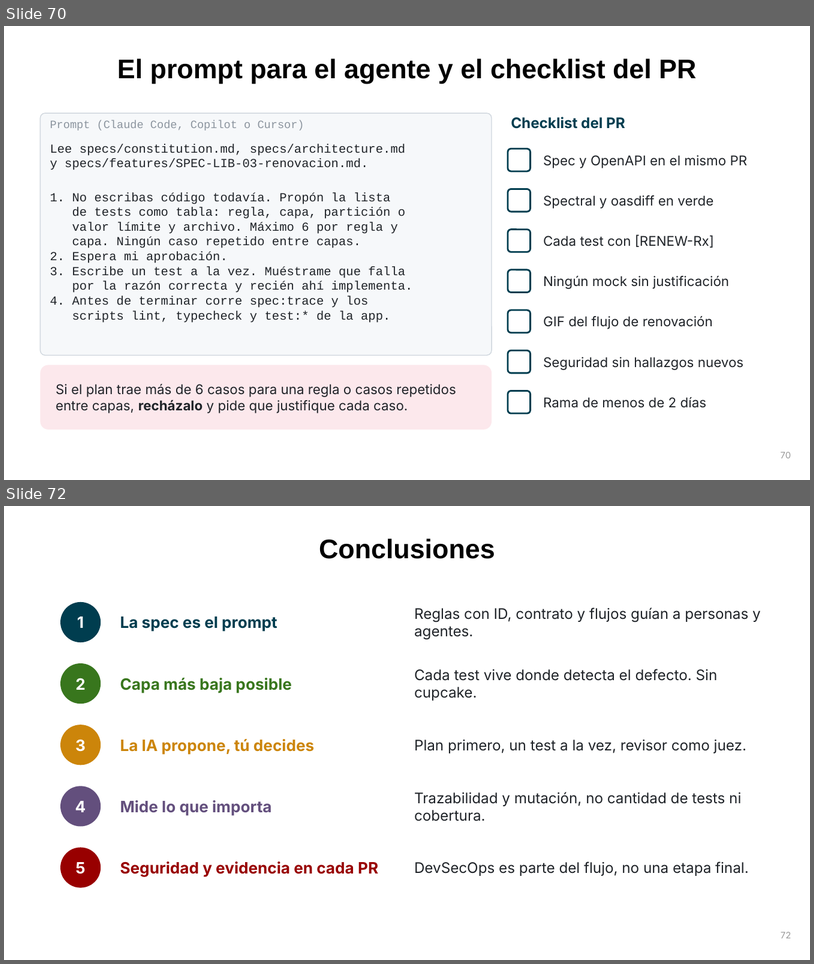
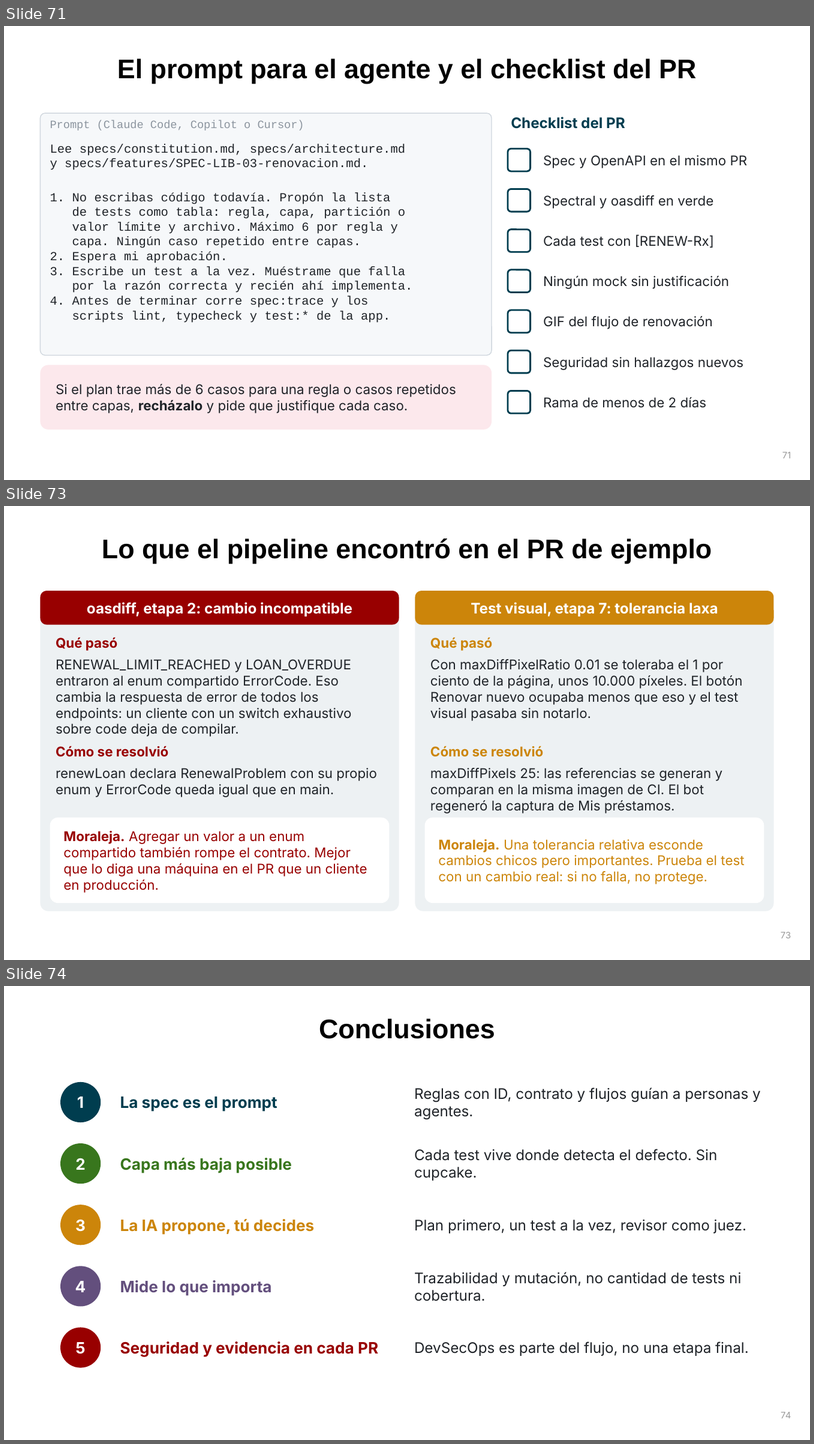
Before and after one commit to UC-IIC-3143-Software-Development/full_stack_testing, a slide deck: docs/presentacion/Full-Stack-Testing-IA-DevSecOps.pptx. Shown one above the other, each under a label of ours: slides 70 and 72 before the commit, slides 71, 73 and 74 after it; the slides between them are not shown. The pictures are 814x964 and 814x1444 pixels, drawn with LibreOffice and Linux fonts; fonts in the diff are those of the drawing. Boxes give left, top, right and bottom in pixels: in the first picture for what was removed or moved away, otherwise in the second. Text is boxed around its words. In the diff, an @@ line names an element or a change of style, - is before the commit and + after.

```diff
--- a/docs/presentacion/Full-Stack-Testing-IA-DevSecOps.pptx
+++ b/docs/presentacion/Full-Stack-Testing-IA-DevSecOps.pptx
@@ slide 73 added at bbox=[4, 506, 810, 960], background #FFFFFF @@
@@ title added at bbox=[102, 538, 712, 564], 24 pt, text #000000, bold @@
+Lo que el pipeline encontró en el PR de ejemplo
@@ rounded rectangle added at bbox=[40, 591, 399, 911], fill #EDF1F3 @@
@@ rounded rectangle added at bbox=[40, 591, 399, 625], fill #980000, 13 pt, text #FFFFFF, bold @@
+oasdiff, etapa 2: cambio incompatible
@@ rounded rectangle added at bbox=[415, 591, 774, 911], fill #EDF1F3 @@
@@ rounded rectangle added at bbox=[415, 591, 774, 625], fill #CC850A, 13 pt, text #FFFFFF, bold @@
+Test visual, etapa 7: tolerancia laxa
@@ text added at bbox=[56, 637, 118, 651], 12 pt, text #980000, bold @@
+Qué pasó
@@ text added at bbox=[431, 637, 493, 651], 12 pt, text #CC850A, bold @@
+Qué pasó
@@ text added at bbox=[56, 659, 352, 736], 12 pt, text #1F2328 @@
+RENEWAL_LIMIT_REACHED y LOAN_OVERDUE entraron al enum compartido ErrorCode. Eso cambia la respuesta de error de todos los endpoints: un cliente con un switch exhaustivo sobre code deja de compilar.
@@ text added at bbox=[431, 659, 743, 721], 12 pt, text #1F2328 @@
+Con maxDiffPixelRatio 0.01 se toleraba el 1 por ciento de la página, unos 10.000 píxeles. El botón Renovar nuevo ocupaba menos que eso y el test visual pasaba sin notarlo.
@@ text added at bbox=[56, 745, 169, 757], 12 pt, text #980000, bold @@
+Cómo se resolvió
@@ text added at bbox=[431, 746, 544, 757], 12 pt, text #CC850A, bold @@
+Cómo se resolvió
@@ text added at bbox=[56, 768, 377, 797], 12 pt, text #1F2328 @@
+renewLoan declara RenewalProblem con su propio enum y ErrorCode queda igual que en main.
@@ text added at bbox=[431, 768, 723, 813], 12 pt, text #1F2328 @@
+maxDiffPixels 25: las referencias se generan y comparan en la misma imagen de CI. El bot regeneró la captura de Mis préstamos.
@@ rounded rectangle added at bbox=[50, 817, 389, 903], fill #FFFFFF @@
@@ rounded rectangle added at bbox=[425, 817, 764, 903], fill #FFFFFF @@
@@ text added at bbox=[63, 831, 368, 892], 12 pt, text #980000 @@
+Moraleja. Agregar un valor a un enum compartido también rompe el contrato. Mejor que lo diga una máquina en el PR que un cliente en producción.
@@ text added at bbox=[438, 839, 744, 884], 12 pt, text #CC850A @@
+Moraleja. Una tolerancia relativa esconde cambios chicos pero importantes. Prueba el test con un cambio real: si no falla, no protege.
@@ page number added at bbox=[781, 931, 791, 938], 8 pt, text #999999 @@
+73
@@ what was slide 70 is now slide 71 @@
@@ page number at bbox=[783, 451, 792, 458]: text changed @@
-70
+71
@@ what was slide 72 is now slide 74 @@
@@ page number at bbox=[781, 1411, 791, 1418]: text changed @@
-72
+74
```
Also in this commit, not shown: 4 slides changed, 2 other slides added, 1 slide removed, 5 other files.
